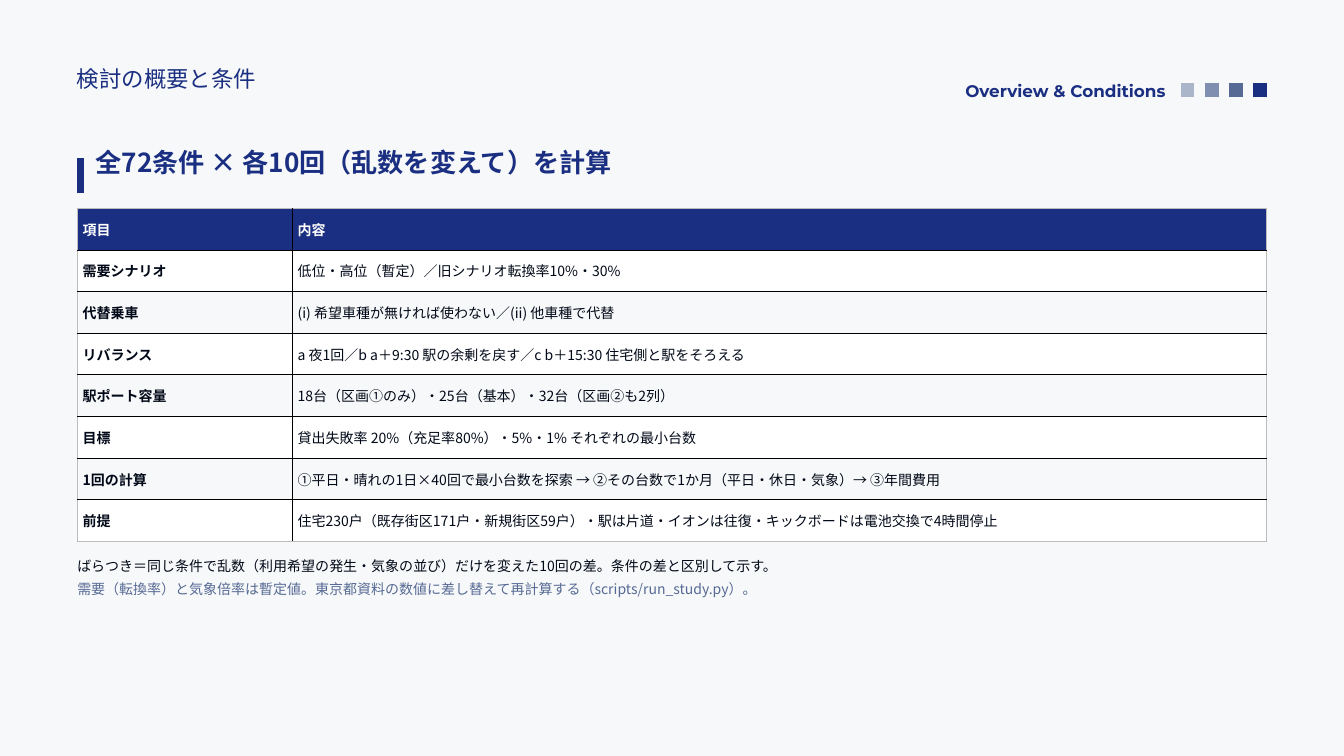
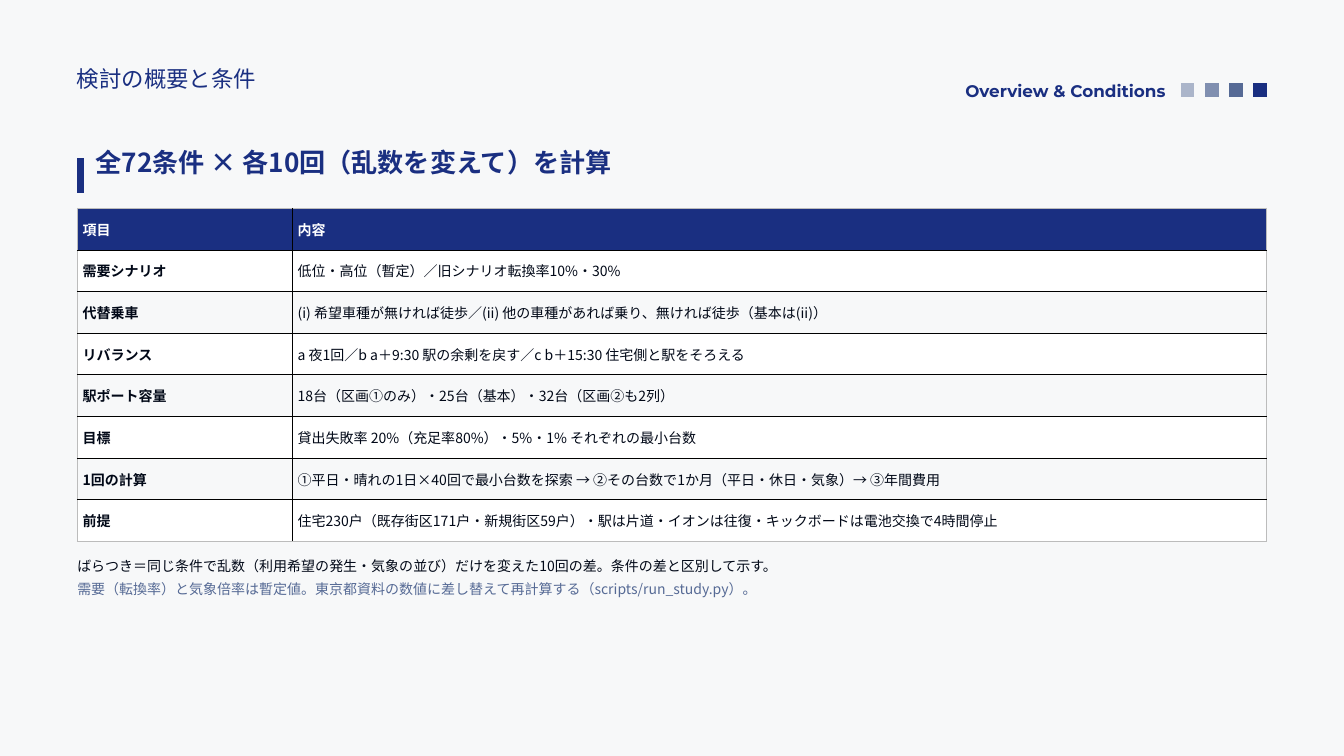
Before and after one commit to saigaeno-cmd/mikuri_sim, a slide deck: slide 5 of data/output/study/報告_モビリティシェア検討.pptx. Drawn at 1344x756 pixels with LibreOffice and Linux fonts; fonts in the diff are those of the drawing. Boxes give left, top, right and bottom in pixels: in the first picture for what was removed or moved away, otherwise in the second. Text is boxed around its words. In the diff, an @@ line names an element or a change of style, - is before the commit and + after.

```diff
--- a/data/output/study/報告_モビリティシェア検討.pptx
+++ b/data/output/study/報告_モビリティシェア検討.pptx
@@ table at bbox=[77, 208, 1267, 542] @@
-row 3, column 2: (i) 希望車種が無ければ使わない／(ii) 他車種で代替
+row 3, column 2: (i) 希望車種が無ければ徒歩／(ii) 他の車種があれば乗り、無ければ徒歩（基本は(ii)）
```
Also in this commit, not shown: 15 other slides changed, 6 other files.
